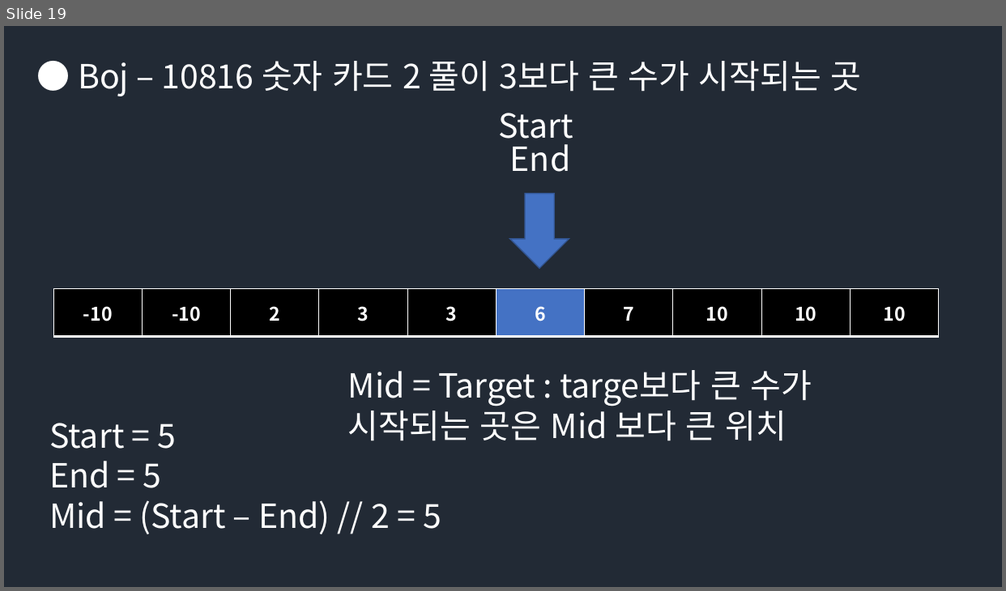
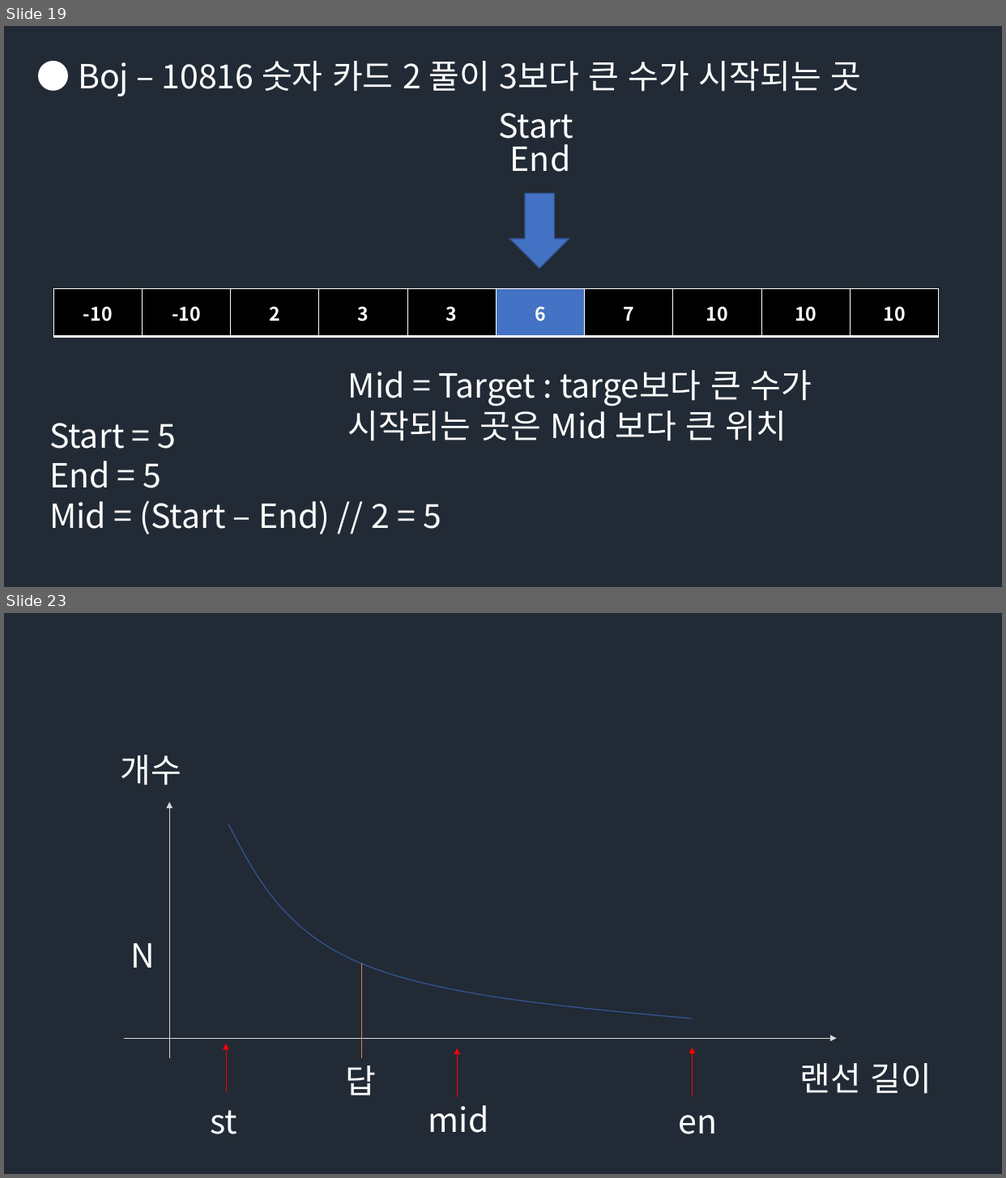
Before and after one commit to Groot-Space/Groot-space.github.io, a slide deck: assets/images/이분탐색/이분탐색.pptx. Shown one above the other, each under a label of ours: slide 19 before the commit, slides 19 and 23 after it; the slides between them are not shown. The pictures are 1006x591 and 1006x1178 pixels, drawn with LibreOffice and Linux fonts; fonts in the diff are those of the drawing. Boxes give left, top, right and bottom in pixels: in the first picture for what was removed or moved away, otherwise in the second. Text is boxed around its words. In the diff, an @@ line names an element or a change of style, - is before the commit and + after.

```diff
--- a/assets/images/이분탐색/이분탐색.pptx
+++ b/assets/images/이분탐색/이분탐색.pptx
@@ slide 23 added at box(4, 613, 1002, 1174), background #222A35 @@
@@ text added at box(121, 755, 182, 786), 32 pt, text #FFFFFF @@
+개수
@@ arrow added from (169, 1059) to (169, 803), #D9D9D9 0.5 pt @@
@@ freeform shape added at box(228, 824, 692, 1019), outline #325491 1 pt @@
@@ text added at box(131, 943, 155, 968), 32 pt, text #FFFFFF @@
+N
@@ line added from (361, 964) to (361, 1059), #ED7D31 0.5 pt @@
@@ arrow added from (124, 1038) to (837, 1038), #D9D9D9 0.5 pt @@
@@ arrow added from (226, 1093) to (226, 1043), #FF0000 0.5 pt @@
@@ arrow added from (457, 1097) to (457, 1049), #FF0000 0.5 pt @@
@@ arrow added from (692, 1097) to (692, 1048), #FF0000 0.5 pt @@
@@ text added at box(346, 1066, 377, 1096), 32 pt, text #FFFFFF @@
+답
@@ text added at box(800, 1063, 932, 1094), 32 pt, text #FFFFFF @@
+랜선 길이
@@ text added at box(211, 1110, 238, 1135), 32 pt, text #FFFFFF @@
+st
@@ text added at box(428, 1105, 489, 1133), 32 pt, text #FFFFFF @@
+mid
@@ text added at box(679, 1115, 718, 1135), 32 pt, text #FFFFFF @@
+en
```
Also in this commit, not shown: 3 other slides added, 25 other files.
